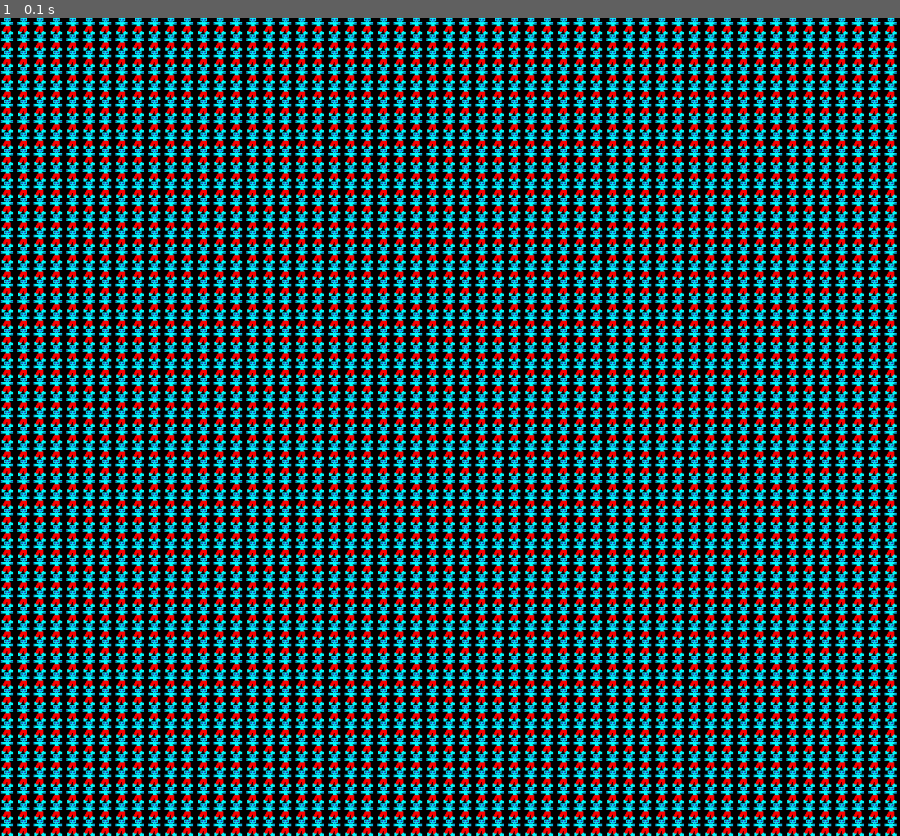
Above: before the commit, frame 1.
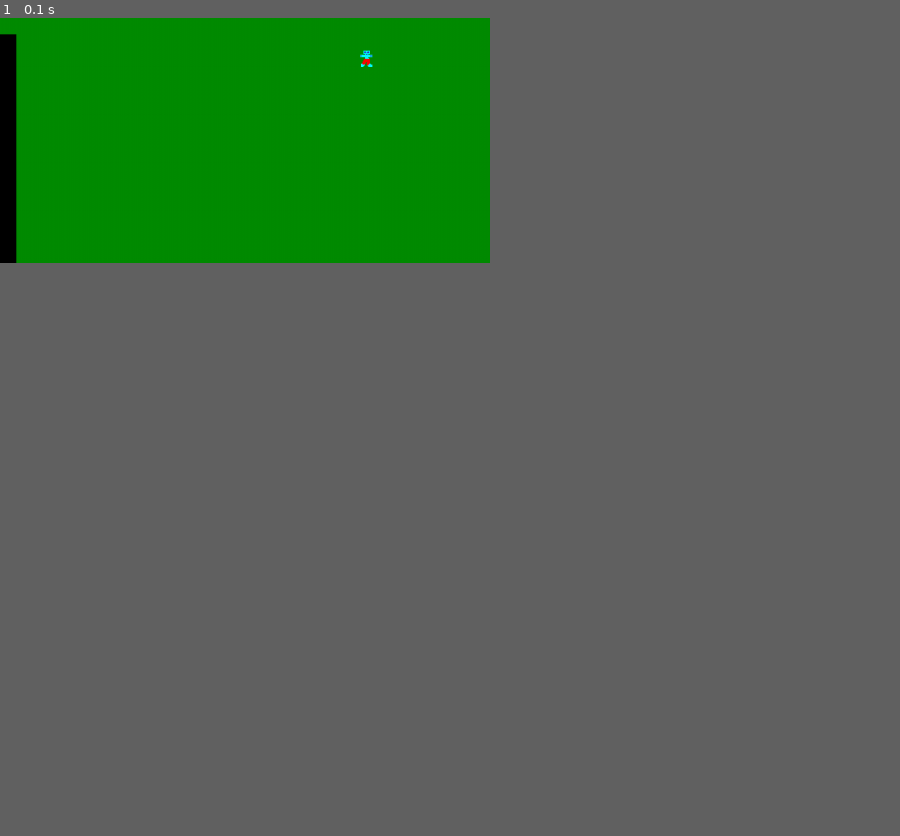
Above: after the commit, the same moment.

Repository: cajlarsson/village
Game: pygame game, started from src/village.py
Two runs of this game, one before a commit and one after it. Both use one fixed random seed, a clock stepped at 60 frames per second and the inputs below.
Inputs:
- Up to frame 1 (0.1 s): no input
In our replay, the window is 900x818 before the commit and 490x245 after it. These sizes can differ from the game's own. Grey fills any space a smaller window leaves; there, only what the larger window draws over its background counts as a difference.

The runs differ from the first frame. In frame 1, 63% of the frame differs, in the area x 0-100%, y 0-100%.

Commit message:
Lagt till tile-objekt

Diff:
--- /dev/null
+++ b/src/game/tile.py
@@ -0,0 +1,28 @@
+class tile:
+
+    def __init__(self, bottom=None, top=None):
+        self.dirty = 1
+        self.bottomsprite = bottom
+        self.topsprite = top
+
+    def set_topsprite(sprite):
+        self.topsprite = sprite
+        self.dirty = 1
+
+    def get_topsprite(self):
+        return self.topsprite
+
+    def set_bottomsprite(sprite):
+        self.bottomsprite = sprite
+        self.dirty = 1
+
+    def get_bottomsprite(self):
+        return self.bottomsprite
+
+    def blit(self, screen, coords):
+        if self.dirty:
+            if self.bottomsprite != None:
+                screen.blit(self.bottomsprite,coords)
+            if self.topsprite != None:
+                screen.blit(self.topsprite,coords)
+            self.dirty = 0
--- a/src/village.py
+++ b/src/village.py
@@ -1,26 +1,36 @@
-import time
+from game.tile import tile
 
 import pygame
 from pygame.locals import *
 
 pygame.init()
-width = 55
-height = 50
+width = 30
+height = 15
 side = 20
 screen = pygame.display.set_mode([width * side, height * side])
 
-pos = 0
-bild = pygame.image.load("../res/test-alien.png")
-bild = pygame.Surface.convert_alpha(bild)
+pos = 80
+bild1 = pygame.image.load("../res/test-alien.png")
+bild1 = pygame.Surface.convert_alpha(bild1)
 
-last = time.time()
+bild2 = pygame.image.load("../res/grass.png")
+bild2 = pygame.Surface.convert_alpha(bild2)
+
+tiles = []
+for i in range(width*height):
+    if i == pos:
+        tiles.append(tile(bild2,bild1))
+    else:
+        tiles.append(tile(bild2))
+
 
 clock = pygame.time.Clock()
+
 while pygame.event.poll().type != KEYDOWN:
-    for x in range(width ):
-       for y in range(height):
-           screen.blit(bild,[side * x , side * y] )
+    for y in range(height):
+        for x in range(width):
+            tiles[y*(width-1)+x].blit(screen,[side*x, side*y])
+
     pygame.display.flip()
-    clock.tick()
     print(clock.get_fps())
-    time.sleep(0.02)
+    clock.tick(40)
Binary file added: res/grass.png
Empty file added: src/game/__init__.py
Not shown, changed: .gitignore
